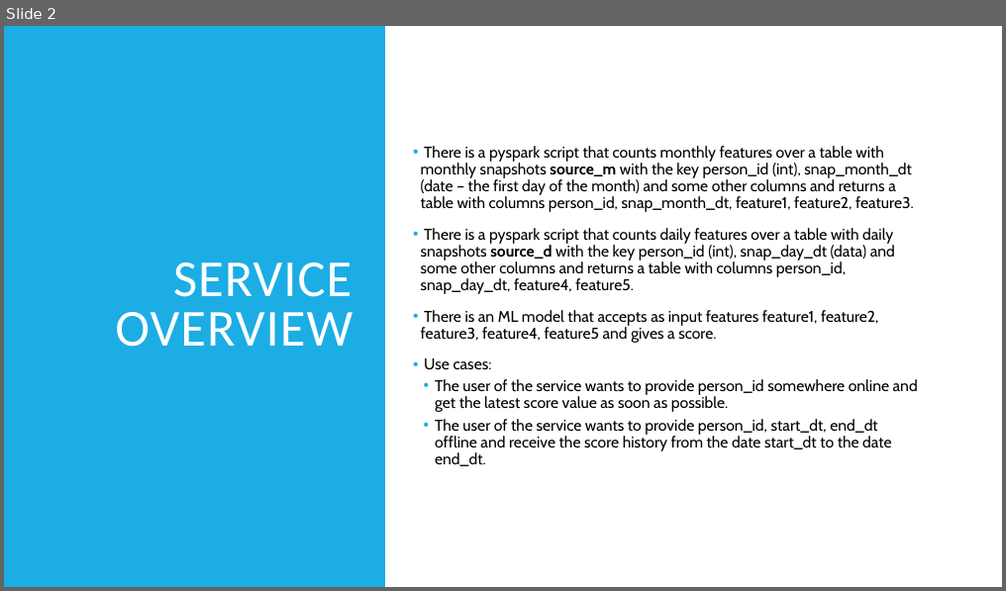
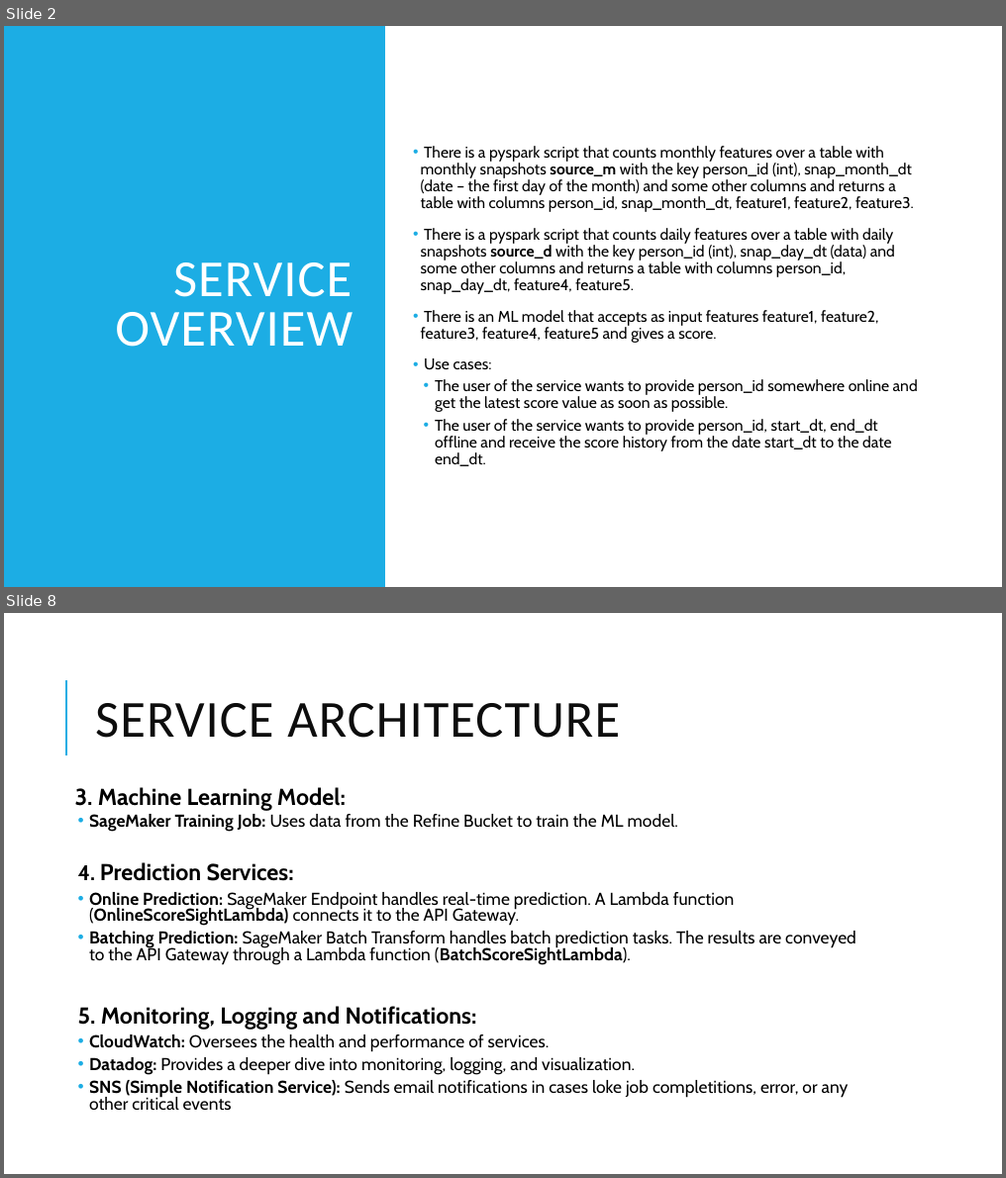
Before and after one commit to VolodymyrPavliv/score_sight, a slide deck: Score Sight Service.pptx. Shown one above the other, each under a label of ours: slide 2 before the commit, slides 2 and 8 after it; the slides between them are not shown. The pictures are 1006x591 and 1006x1178 pixels, drawn with LibreOffice and Linux fonts; fonts in the diff are those of the drawing. Boxes give left, top, right and bottom in pixels: in the first picture for what was removed or moved away, otherwise in the second. Text is boxed around its words. In the diff, an @@ line names an element or a change of style, - is before the commit and + after.

Commit message:
Complet Score Sight Service presantation

```diff
--- a/Score Sight Service.pptx
+++ b/Score Sight Service.pptx
@@ slide 8 added at <box>4,613,1002,1174</box>, background #FFFFFF @@
@@ line added from (66, 756) to (66, 680), #1CADE4 1.5 pt @@
@@ title added at <box>95,703,620,738</box>, 50 pt, text #0D0D0D @@
+SERVICE ARCHITECTURE
@@ text added at <box>75,787,856,1110</box>, 16.6 pt, text #000000 @@
+  3. Machine Learning Model:
+  • SageMaker Training Job: Uses data from the Refine Bucket to train the ML model.
+  4. Prediction Services:
+  • Online Prediction: SageMaker Endpoint handles real-time prediction. A Lambda function (OnlineScoreSightLambda) connects it to the API Gateway.
+  • Batching Prediction: SageMaker Batch Transform handles batch prediction tasks. The results are conveyed to the API Gateway through a Lambda function (BatchScoreSightLambda).
+  5. Monitoring, Logging and Notifications:
+  • CloudWatch: Oversees the health and performance of services.
+  • Datadog: Provides a deeper dive into monitoring, logging, and visualization.
+  • SNS (Simple Notification Service): Sends email notifications in cases loke job completitions, error, or any other critical events
```
Also in this commit, not shown: 1 slide changed, 5 other slides added.
